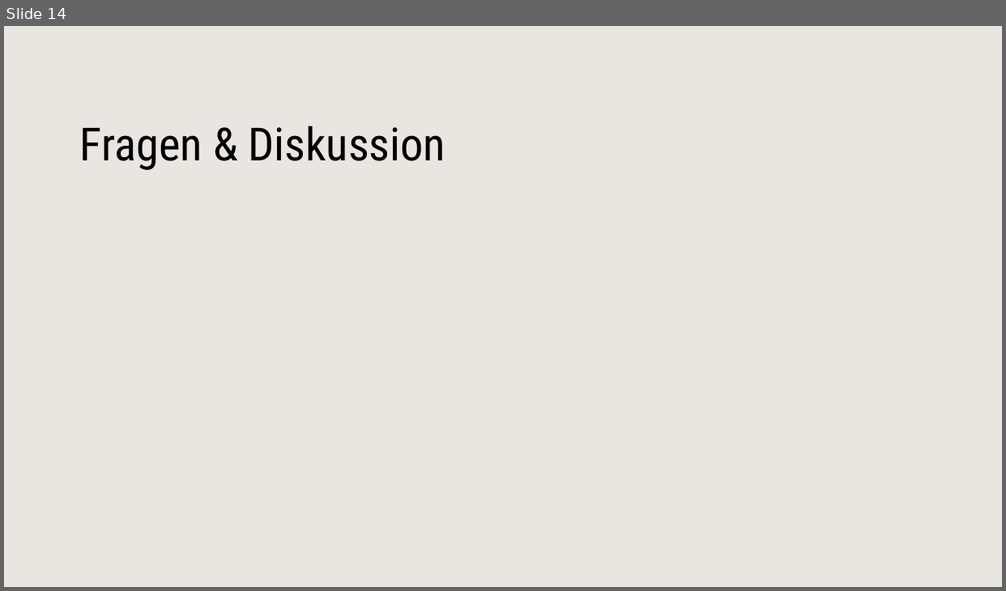
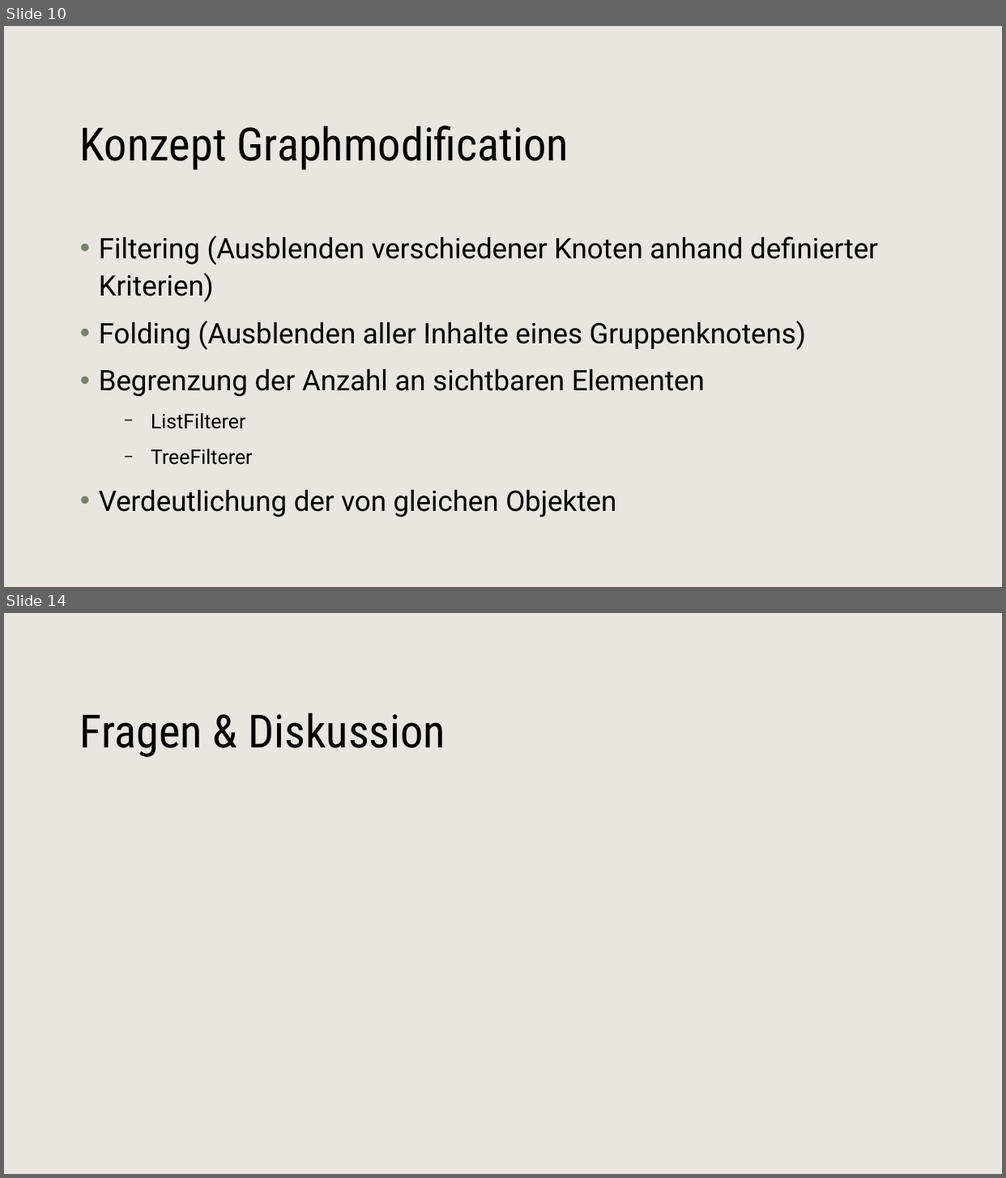
Before and after one commit to ZhRaL/MilitaryIdleGame, a slide deck: Skizzen/verteidigunspräsi.pptx. Shown one above the other, each under a label of ours: slide 14 before the commit, slides 10 and 14 after it; the slides between them are not shown. The pictures are 1006x591 and 1006x1178 pixels, drawn with LibreOffice and Linux fonts; fonts in the diff are those of the drawing; background and template pictures are left out. Boxes give left, top, right and bottom in pixels: in the first picture for what was removed or moved away, otherwise in the second. Text is boxed around its words. In the diff, an @@ line names an element or a change of style, - is before the commit and + after.

```diff
--- a/Skizzen/verteidigunspräsi.pptx
+++ b/Skizzen/verteidigunspräsi.pptx
@@ slide 10 added at (x1=4, y1=26, x2=1002, y2=587), background #FFFFFF; not listed: 1 template element that a slide beside it also shows @@
@@ text added at (x1=80, y1=126, x2=569, y2=170), 44 pt, text #000000 @@
+Konzept Graphmodification
@@ text added at (x1=99, y1=236, x2=878, y2=518), 27.2 pt, text #000000 @@
+• Filtering (Ausblenden verschiedener Knoten anhand definierter Kriterien)
+• Folding (Ausblenden aller Inhalte eines Gruppenknotens)
+• Begrenzung der Anzahl an sichtbaren Elementen
+  − ListFilterer
+  − TreeFilterer
+• Verdeutlichung der von gleichen Objekten
```
Also in this commit, not shown: 3 slides changed, 9 other slides added, 10 slides removed, 13 other files.
